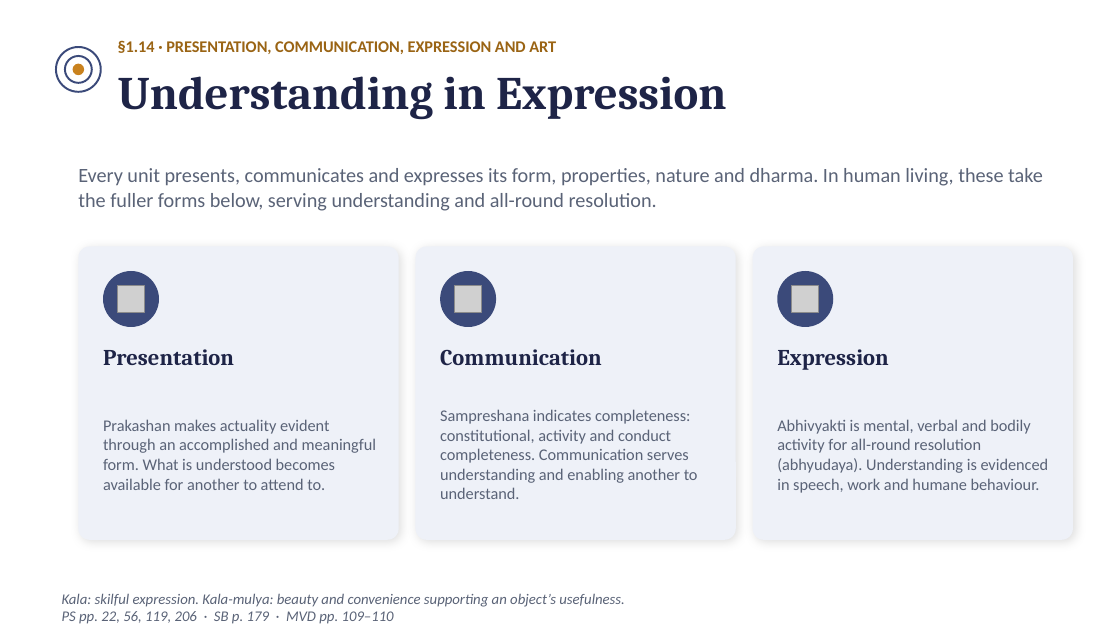
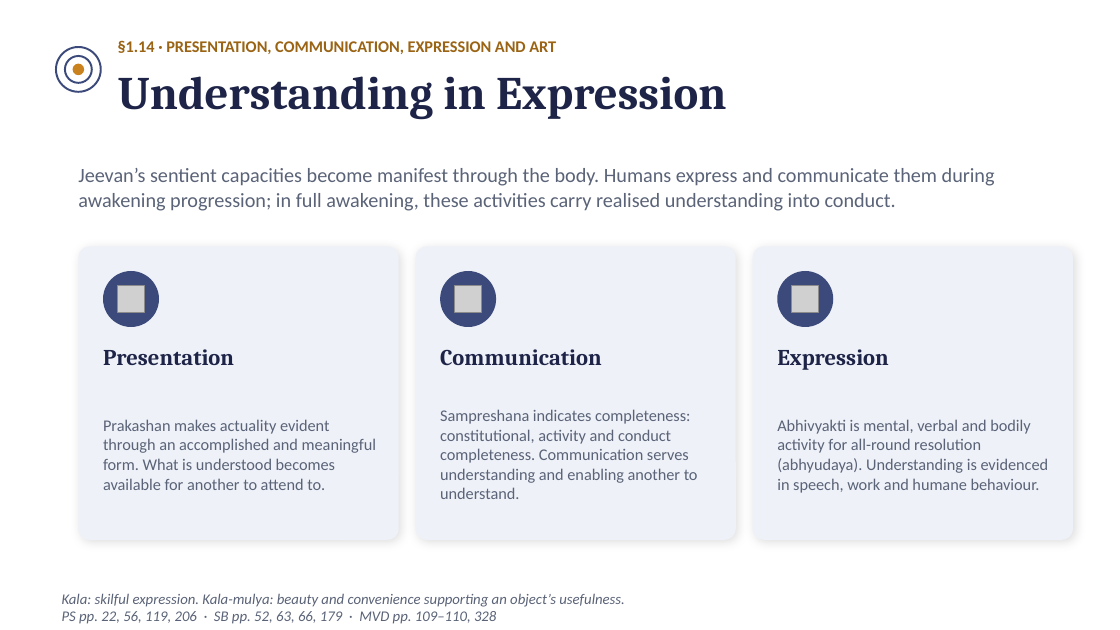
Before and after one commit to raghavamohan/AnalyticMadhyasthDarshan, a slide deck: slide 26 of Studies/The-Ontology-of-Coexistence/The-Ontology-of-Existence-Madhyasth-Darshan.pptx. Drawn at 1120x630 pixels with LibreOffice and Linux fonts; fonts in the diff are those of the drawing; grey boxes stand for pictures. Boxes give left, top, right and bottom in pixels: in the first picture for what was removed or moved away, otherwise in the second. Text is boxed around its words. In the diff, an @@ line names an element or a change of style, - is before the commit and + after.

Commit message:
Clarify light, manifestness and sentient expression in ontology

```diff
--- a/Studies/The-Ontology-of-Coexistence/The-Ontology-of-Existence-Madhyasth-Darshan.pptx
+++ b/Studies/The-Ontology-of-Coexistence/The-Ontology-of-Existence-Madhyasth-Darshan.pptx
@@ text at <box>78,168,995,211</box>: text changed @@
-Every unit presents, communicates and expresses its form, properties, nature and dharma. In human living, these take the fuller forms below, serving understanding and all-round resolution.
+Jeevan’s sentient capacities become manifest through the body. Humans express and communicate them during awakening progression; in full awakening, these activities carry realised understanding into conduct.
@@ text at <box>62,593,625,624</box>: text changed @@
-Kala: skilful expression. Kala-mulya: beauty and convenience supporting an object’s usefulness.
-PS pp. 22, 56, 119, 206 · SB p. 179 · MVD pp. 109–110
+Kala: skilful expression. Kala-mulya: beauty and convenience supporting an object’s usefulness.
+PS pp. 22, 56, 119, 206 · SB pp. 52, 63, 66, 179 · MVD pp. 109–110, 328
```
Also in this commit, not shown: 3 other slides changed, 22 other files.
